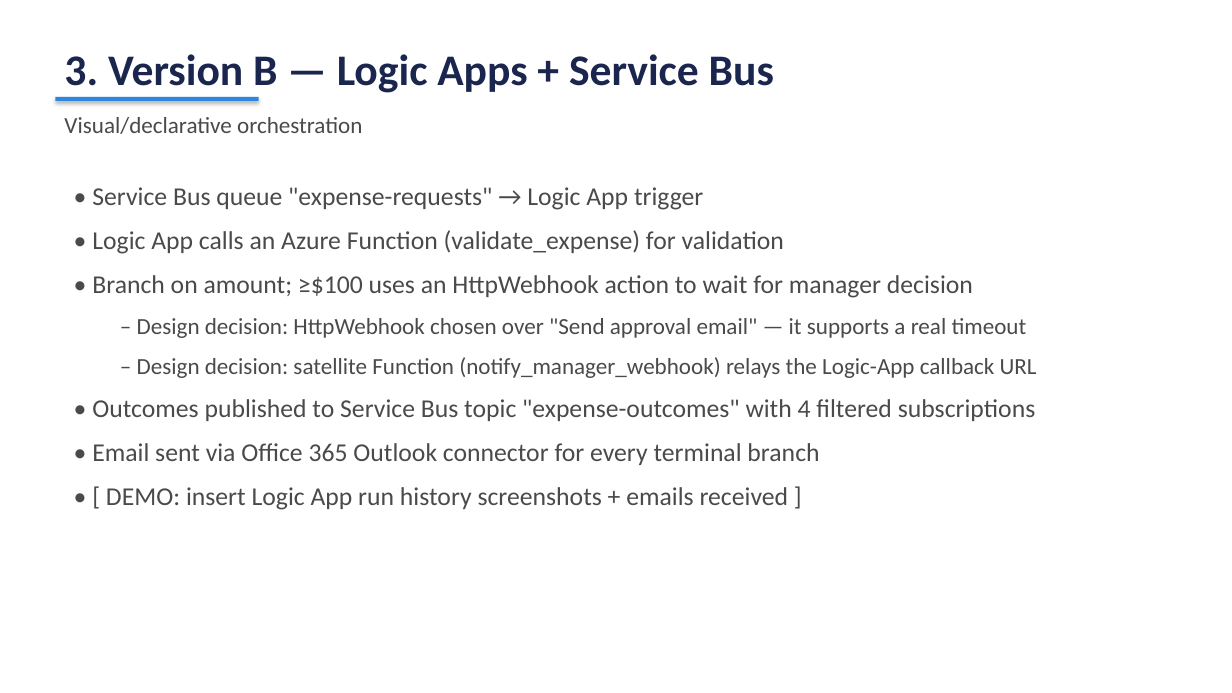
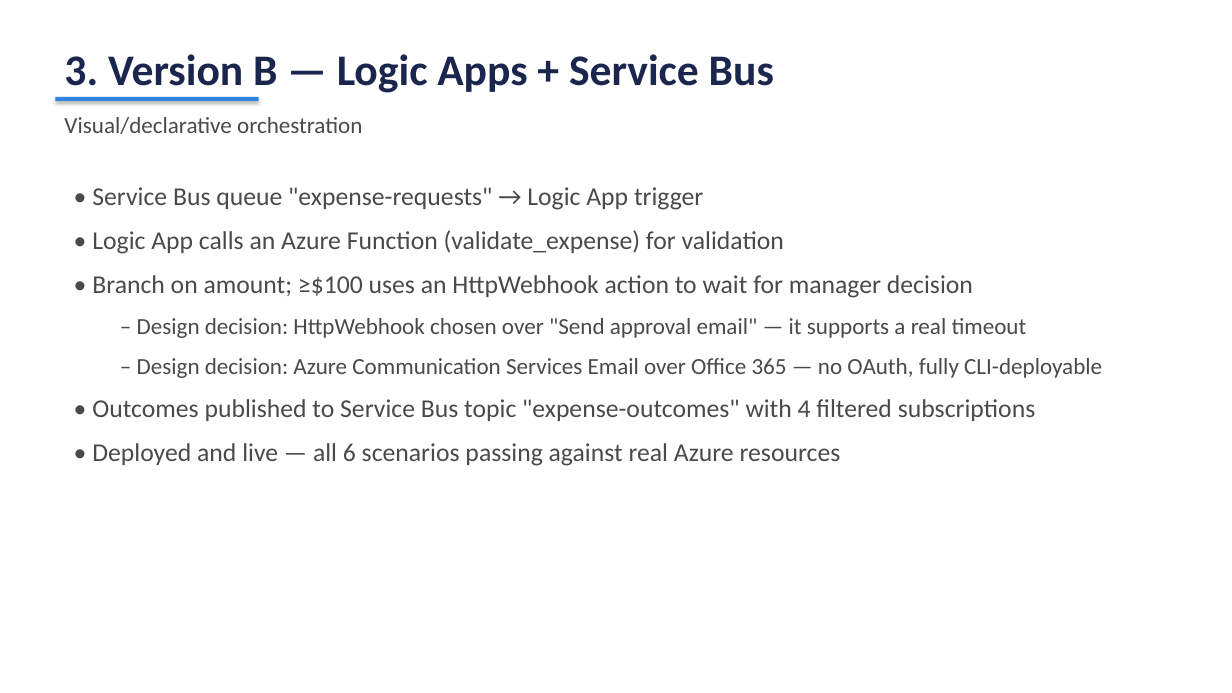
Before and after one commit to muhannadj27/CST8917-assignment2, a slide deck: slide 4 of presentation/slides.pptx. Drawn at 1232x693 pixels with LibreOffice and Linux fonts; fonts in the diff are those of the drawing. Boxes give left, top, right and bottom in pixels: in the first picture for what was removed or moved away, otherwise in the second. Text is boxed around its words. In the diff, an @@ line names an element or a change of style, - is before the commit and + after.

```diff
--- a/presentation/slides.pptx
+++ b/presentation/slides.pptx
@@ text at bbox=[137, 358, 1102, 378]: text changed @@
-  – Design decision: satellite Function (notify_manager_webhook) relays the Logic-App callback URL
+  – Design decision: Azure Communication Services Email over Office 365 — no OAuth, fully CLI-deployable
@@ text at bbox=[92, 443, 841, 466]: text changed @@
-• Email sent via Office 365 Outlook connector for every terminal branch
-• [ DEMO: insert Logic App run history screenshots + emails received ]
+• Deployed and live — all 6 scenarios passing against real Azure resources
```
Also in this commit, not shown: 3 other slides changed, 1 other file.
